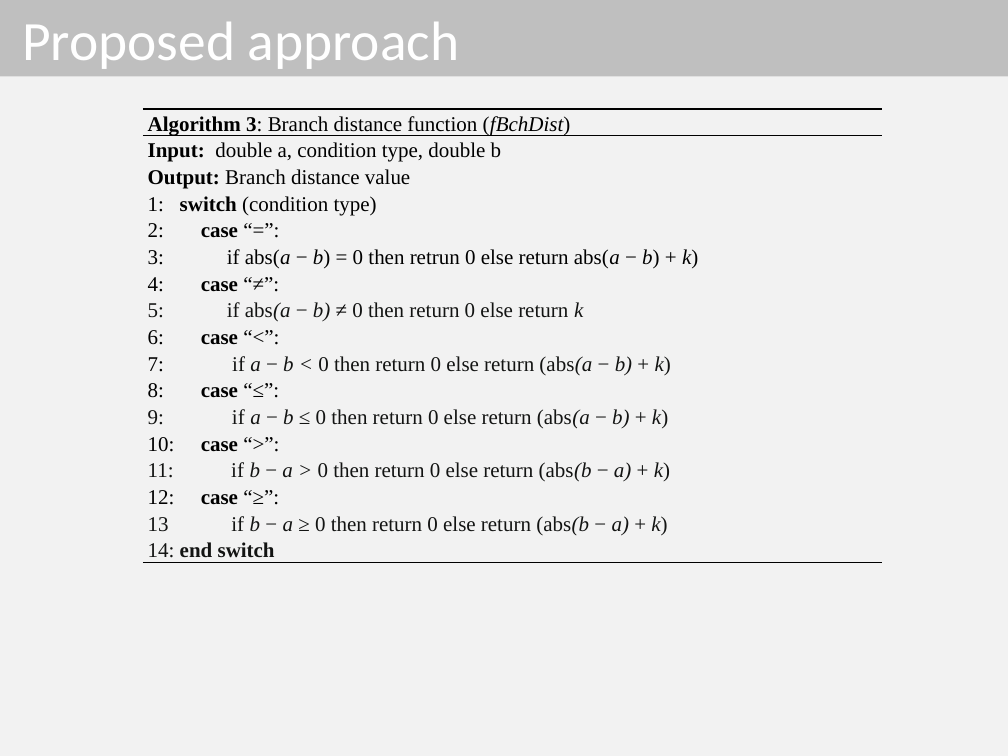
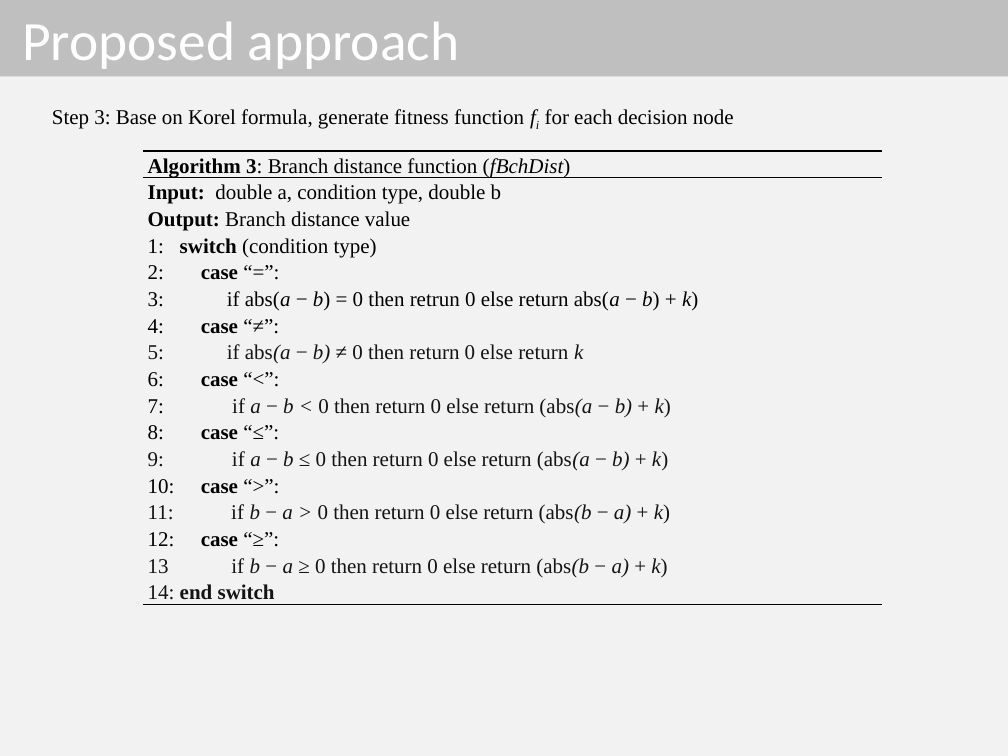
Before and after one commit to dinhngocthi/GAsource, a slide deck: slide 13 of CFT4CUnitSrc/src/report/PPSO_Presentation.pptx. Drawn at 1008x756 pixels with LibreOffice and Linux fonts; fonts in the diff are those of the drawing. Boxes give left, top, right and bottom in pixels: in the first picture for what was removed or moved away, otherwise in the second. Text is boxed around its words. In the diff, an @@ line names an element or a change of style, - is before the commit and + after.

```diff
--- a/CFT4CUnitSrc/src/report/PPSO_Presentation.pptx
+++ b/CFT4CUnitSrc/src/report/PPSO_Presentation.pptx
@@ text added at (x1=52, y1=109, x2=734, y2=129), 15 pt, text #000000 @@
+Step 3: Base on Korel formula, generate fitness function fi for each decision node
@@ table moved from (x1=143, y1=109, x2=882, y2=602) to (x1=143, y1=151, x2=882, y2=644) @@
```
Also in this commit, not shown: 3 other slides changed.
